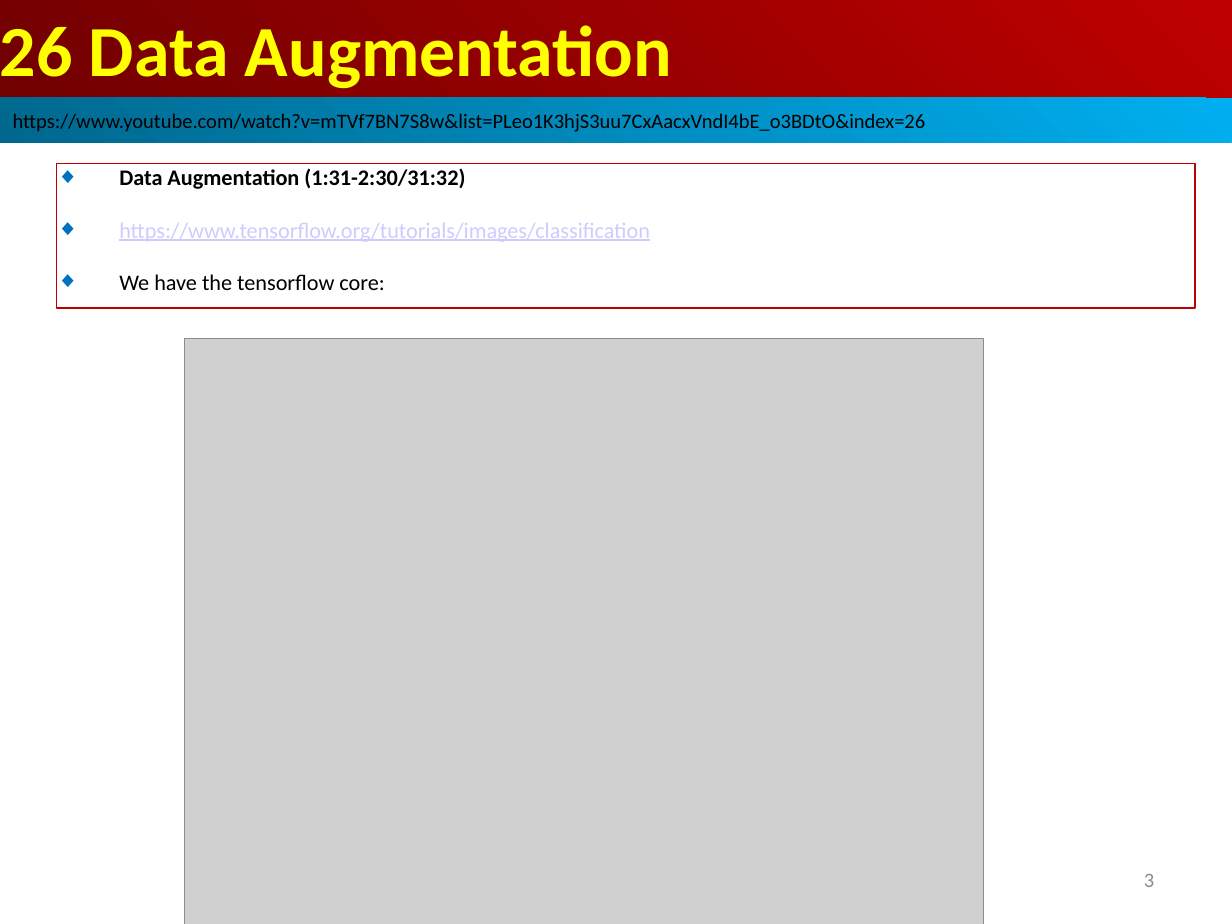
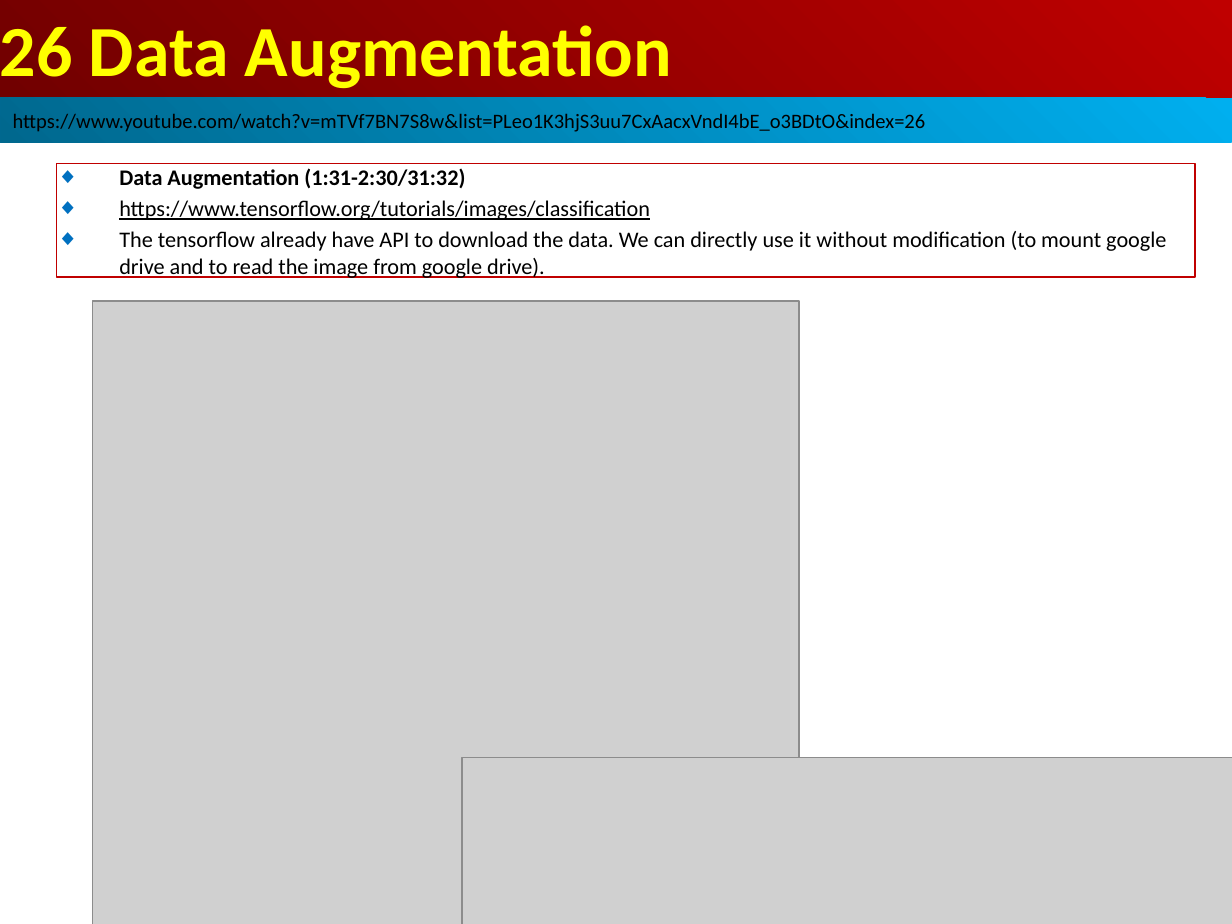
Before and after one commit to peterhchen/AIU_CS512_DL, a slide deck: slide 4 of 000_Lecture_Project/week13/01_Lecture/26_Data_Agument.ppt (slide 3 before the commit). Drawn at 1232x924 pixels with LibreOffice and Linux fonts; fonts in the diff are those of the drawing; grey boxes stand for pictures. Boxes give left, top, right and bottom in pixels: in the first picture for what was removed or moved away, otherwise in the second. Text is boxed around its words. In the diff, an @@ line names an element or a change of style, - is before the commit and + after.

```diff
--- a/000_Lecture_Project/week13/01_Lecture/26_Data_Agument.ppt
+++ b/000_Lecture_Project/week13/01_Lecture/26_Data_Agument.ppt
@@ rectangle "Data Augmentation (1:31-2:30/31:32)": place and size @@
-rectangle "Data Augmentation (1:31-2:30/31:32)" at bbox=[57, 164, 1195, 308]
+rectangle "Data Augmentation (1:31-2:30/31:32)" at bbox=[57, 164, 1195, 277]
@@ text in rectangle at bbox=[119, 168, 650, 220]: text colour #CCCCFF to #000000 in "https://www.tensorflow.org/tutorials/images/classification"; less space between paragraphs @@
@@ text in rectangle at bbox=[119, 231, 1166, 278]: text changed @@
-◆ We have the tensorflow core:
+◆ The tensorflow already have API to download the data. We can directly use it without modification (to mount google drive and to read the image from google drive).
@@ picture: place and size @@
-picture at bbox=[185, 339, 984, 924]
+picture at bbox=[92, 301, 800, 924]
@@ picture added at bbox=[462, 758, 1232, 924] @@
@@ page number removed at bbox=[1144, 874, 1154, 887] @@
-3
```
Also in this commit, not shown: 6 other slides changed, 5 slides added.
